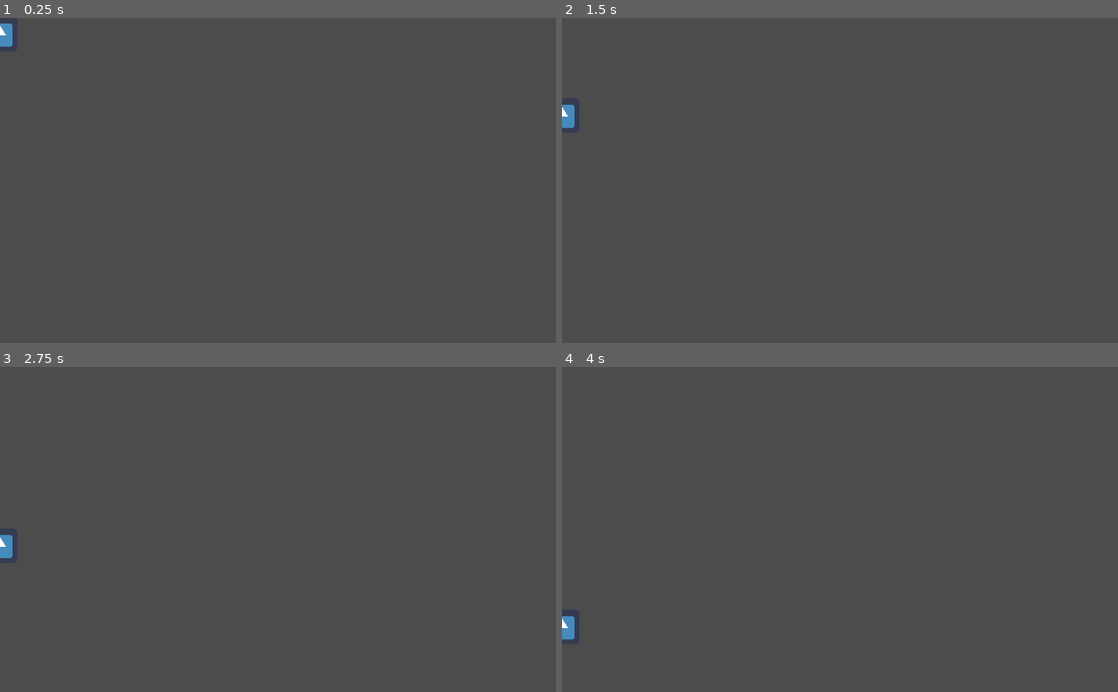
Above: before the commit, frames 1-4 (two rows, left to right).
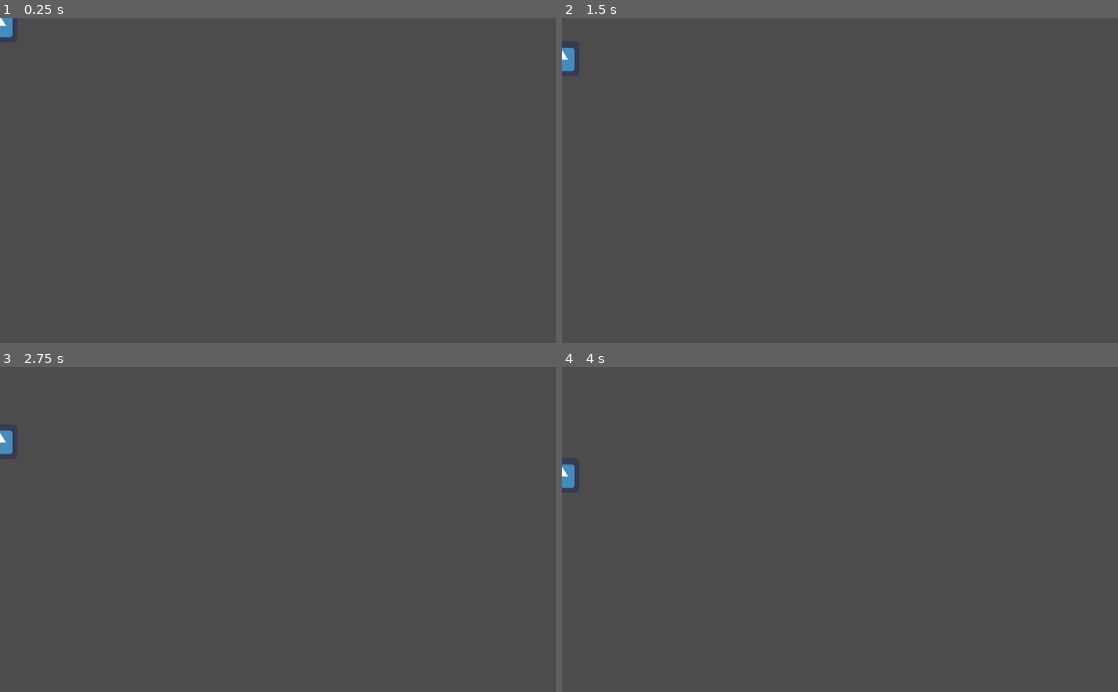
Above: after the commit, the same moments.

Repository: Italia2407/Arcade-Game
Game: Godot game, scene res://scenes/Falling_Enemy.tscn
Two runs of this game, one before a commit and one after it. Both use one fixed random seed, a clock stepped at 60 frames per second and the inputs below. This scene is started directly instead of the project's main scene. The engine's default icon, where the game draws it, is replaced by a stand-in: a white triangle on a blue panel in a dark square.
Inputs:
- Up to frame 1 (0.25 s): no input
- Up to frame 2 (1.5 s): no input
- Up to frame 3 (2.75 s): no input
- Up to frame 4 (4 s): no input

The runs differ from the first frame. In frame 1, 0.1% of the frame differs, in the area x 0-3%, y 0-9%; in frame 2, 0.3%; in frame 3, 0.3%, in the area x 0-3%, y 19-59%; in frame 4, 0.3%.

Commit message:
Changed Falling Enemy
Swapped KinematicBody2D to Area2D

Diff:
--- a/scenes/Falling_Enemy.tscn
+++ b/scenes/Falling_Enemy.tscn
@@ -5,7 +5,9 @@
 
 [sub_resource type="CircleShape2D" id=1]
 
-[node name="FallingEnemy" type="KinematicBody2D"]
+[node name="FallingEnemy" type="Area2D" groups=[
+"Enemies",
+]]
 collision_layer = 2
 collision_mask = 5
 script = ExtResource( 1 )
--- a/scripts/FallingEnemy.gd
+++ b/scripts/FallingEnemy.gd
@@ -1,22 +1,18 @@
-extends KinematicBody2D
+extends Area2D
 
 
 # Member Variables
 export var damage = 1
 export var health = 5
 
-var velocity = Vector2(0.0, 2.0)
+var velocity = Vector2(0.0, 50.0)
 
 
 # Called when the node enters the scene tree for the first time.
 func _ready():
-	add_to_group("Enemies")
+	pass
 
 
 # Called every frame. 'delta' is the elapsed time since the previous frame.
-#func _process(delta):
-#	pass
-
-
-func _physics_process(delta):
-	var collision_data = move_and_collide(velocity)
+func _process(delta):
+	position += velocity*delta
